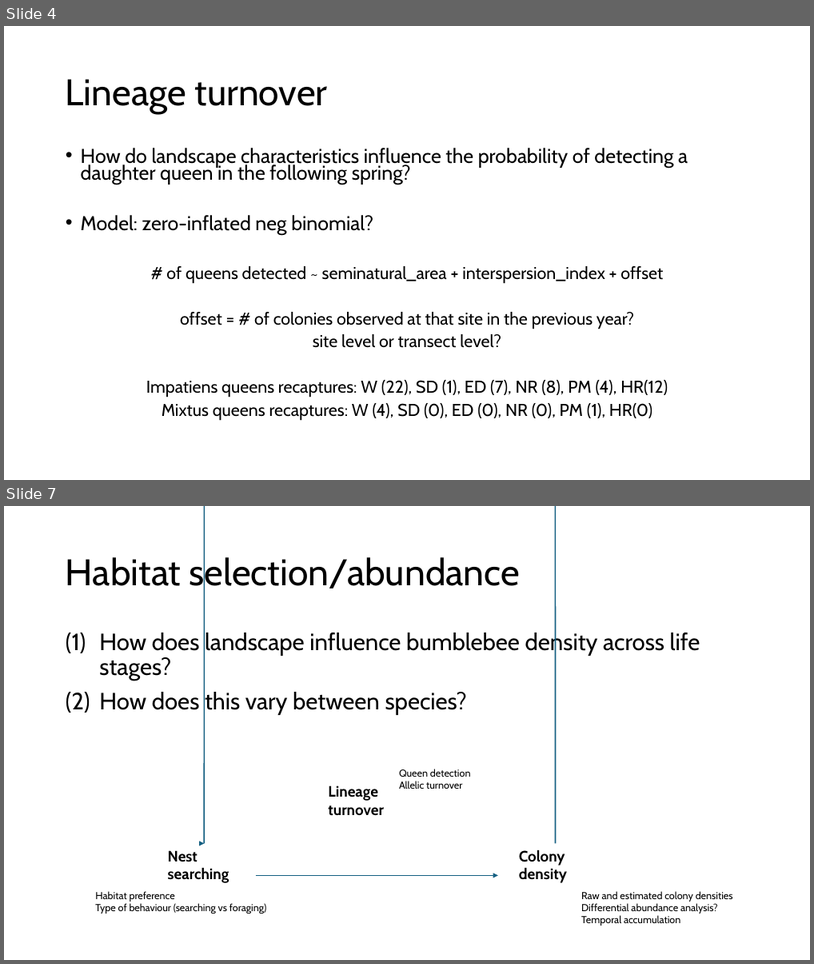
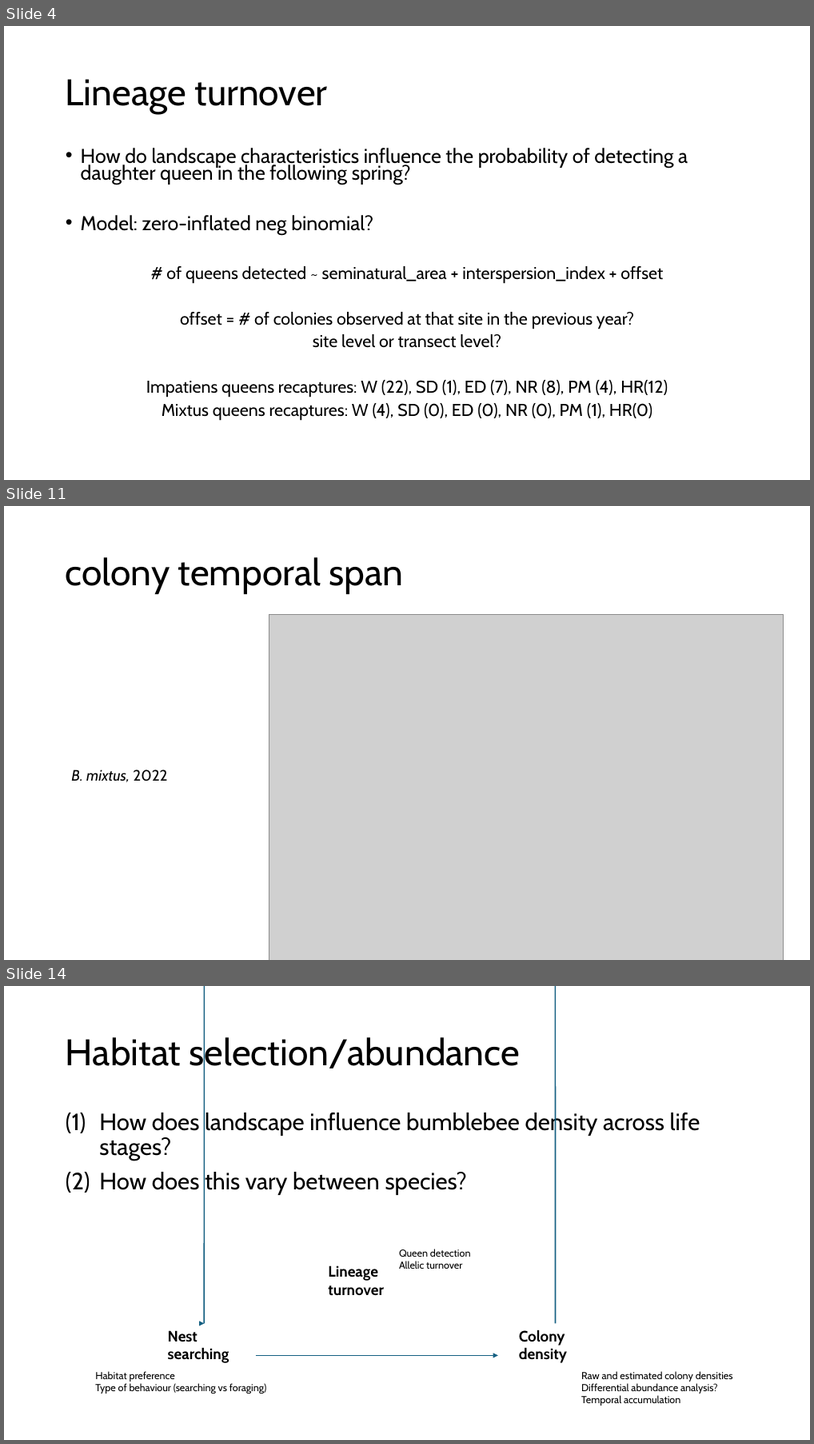
Before and after one commit to jmelanson98/fv_landscapeforaging, a slide deck: docs/storyboard.pptx. Shown one above the other, each under a label of ours: slides 4 and 7 before the commit, slides 4, 11 and 14 after it; the slides between them are not shown. The pictures are 814x964 and 814x1444 pixels, drawn with LibreOffice and Linux fonts; fonts in the diff are those of the drawing; grey boxes stand for pictures. Boxes give left, top, right and bottom in pixels: in the first picture for what was removed or moved away, otherwise in the second. Text is boxed around its words. In the diff, an @@ line names an element or a change of style, - is before the commit and + after.

```diff
--- a/docs/storyboard.pptx
+++ b/docs/storyboard.pptx
@@ slide 11 added at (4,506,810,960), background #FFFFFF @@
@@ title added at (66,557,404,594), 44 pt, text #000000 @@
+colony temporal span
@@ picture added at (270,614,784,960) @@
@@ text added at (71,769,167,782), 18 pt, text #000000, italic @@
+B. mixtus, 2022
@@ what was slide 7 is now slide 14 @@
```
Also in this commit, not shown: 2 slides changed, 6 other slides added, 9 other files.
